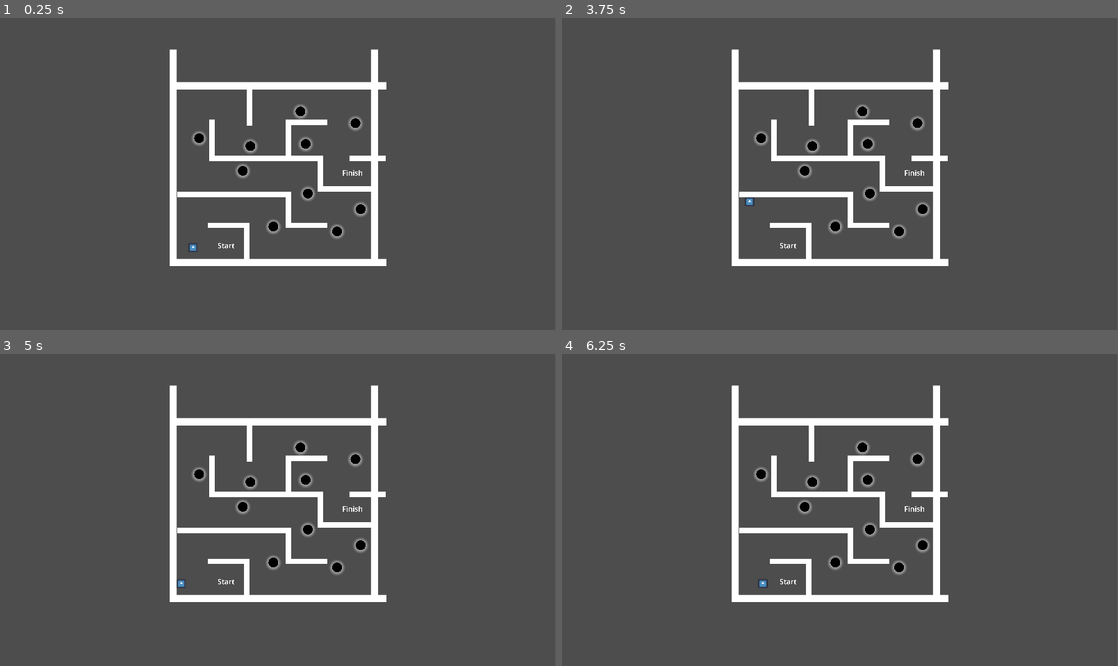
Above: before the commit, frames 1-4 (two rows, left to right).
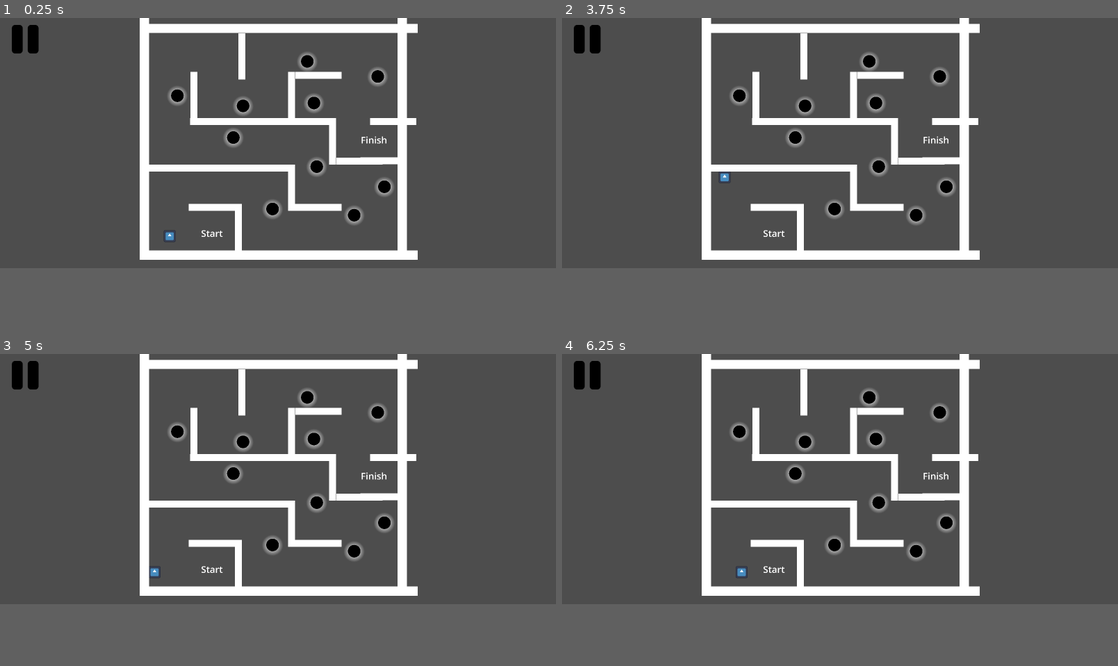
Above: after the commit, the same moments.

Repository: Herovero/GyroMaze
Game: Godot game, scene res://Scenes/main.tscn
The game is run twice, just before and just after one commit, with the same random seed, the same clock (stepped at 60 frames per second) and the same inputs. The engine's default icon, where the game draws it, is replaced by a stand-in: a white triangle on a blue panel in a dark square.
Inputs (mouse positions are in pixels of both pictures, inside the frame that each line leads up to):
- Up to frame 1 (0.25 s): no input
- Up to frame 2 (3.75 s): tap Enter (ui_accept) at 0.5, 0.77, 1.52, 2, 3.02 s; move the mouse to (962, 158) at 0.52 s; hold Right (ui_right) 0.53-1.28 s; click (962, 158) at 0.67 s; move the mouse to (728, 189) at 1.27 s; hold Down (ui_down) 1.28-2.03 s; move the mouse to (895, 105) at 2.02 s; hold Right (ui_right) 2.03-2.78 s; move the mouse to (812, 236) at 2.77 s; hold Up (ui_up) 2.78-3.53 s; click (812, 236) at 2.92 s; move the mouse to (1006, 220) at 3.52 s; hold Left (ui_left) from 3.53 s (still down)
- Up to frame 3 (5 s): keep holding Left (ui_left); tap Enter (ui_accept) at 3.77, 4.52 s; move the mouse to (111, 463) at 4.27 s
- Up to frame 4 (6.25 s): move the mouse to (867, 510) at 5.02 s; release Left (ui_left) at 5.03 s; hold Down (ui_down) 5.03-5.78 s; click (867, 510) at 5.17 s; tap Space (restart) at 5.75 s; move the mouse to (756, 432) at 5.77 s; hold Right (ui_right) from 5.78 s (still down); tap Enter (ui_accept) at 6.02 s
In our replay, the window is 799x449 before the commit and 800x360 after it. These sizes can differ from the game's own. Grey fills any space a smaller window leaves; there, only what the larger window draws over its background counts as a difference.

The runs differ from the first frame. In frame 1, 16% of the frame differs, in the area x 2-76%, y 0-80%; in frame 2, 16%; in frame 3, 16%; in frame 4, 16%.

Commit message:
Screen resolution optimized for mobile and pc output

Diff:
--- a/Scenes/main.tscn
+++ b/Scenes/main.tscn
@@ -1,7 +1,8 @@
-[gd_scene load_steps=3 format=3 uid="uid://d2m5xmblwajxw"]
+[gd_scene load_steps=4 format=3 uid="uid://d2m5xmblwajxw"]
 
 [ext_resource type="PackedScene" uid="uid://b7xfpi740plyc" path="res://Scenes/player.tscn" id="1_bo1nx"]
 [ext_resource type="PackedScene" uid="uid://dy3wtqmdcmjnb" path="res://Scenes/maze_test.tscn" id="2_bo1nx"]
+[ext_resource type="PackedScene" uid="uid://bgg64hwixo074" path="res://Scenes/pause_button.tscn" id="3_8gbba"]
 
 [node name="Node2D" type="Node2D"]
 
@@ -9,8 +10,20 @@
 gravity_scale = 0.0
 
 [node name="Camera2D" type="Camera2D" parent="."]
-position = Vector2(1169, -1020)
-zoom = Vector2(0.25, 0.25)
+position = Vector2(1169, -1004)
+zoom = Vector2(0.4, 0.4)
+
+[node name="Control" parent="Camera2D" instance=ExtResource("3_8gbba")]
+anchors_preset = 0
+anchor_right = 0.0
+anchor_bottom = 0.0
+offset_left = -2984.0
+offset_top = -1377.0
+offset_right = -2984.0
+offset_bottom = -1377.0
+grow_horizontal = 1
+grow_vertical = 1
+metadata/_edit_group_ = true
 
 [node name="Node2D" parent="." instance=ExtResource("2_bo1nx")]
 
--- /dev/null
+++ b/Scenes/pause_button.tscn
@@ -0,0 +1,14 @@
+[gd_scene load_steps=2 format=3 uid="uid://bgg64hwixo074"]
+
+[ext_resource type="Texture2D" uid="uid://l676cpjnagbb" path="res://Assets/pause_button.png" id="1_xb05e"]
+
+[node name="Control" type="Control"]
+layout_mode = 3
+anchors_preset = 15
+anchor_right = 1.0
+anchor_bottom = 1.0
+grow_horizontal = 2
+grow_vertical = 2
+
+[node name="TouchScreenButton" type="TouchScreenButton" parent="."]
+texture_normal = ExtResource("1_xb05e")
--- a/Scripts/player.gd
+++ b/Scripts/player.gd
@@ -17,7 +17,7 @@
 	if OS.has_feature("mobile"):
 		var sensor_data = Input.get_gravity()
 		input_direction = Vector2(sensor_data.x, -sensor_data.y)
-		input_direction = input_direction / 9.8
+		input_direction = input_direction / 4.9
 	else:
 		input_direction = Input.get_vector("ui_left", "ui_right", "ui_up", "ui_down")
 
--- a/project.godot
+++ b/project.godot
@@ -17,8 +17,9 @@
 
 [display]
 
-window/size/viewport_width=1920
+window/size/viewport_width=2400
 window/size/viewport_height=1080
+window/stretch/mode="viewport"
 
 [global_group]
 
Binary file added: Assets/pause_button.png
Not shown, added: Assets/pause_button.png.import
Not shown, changed: export_presets.cfg
